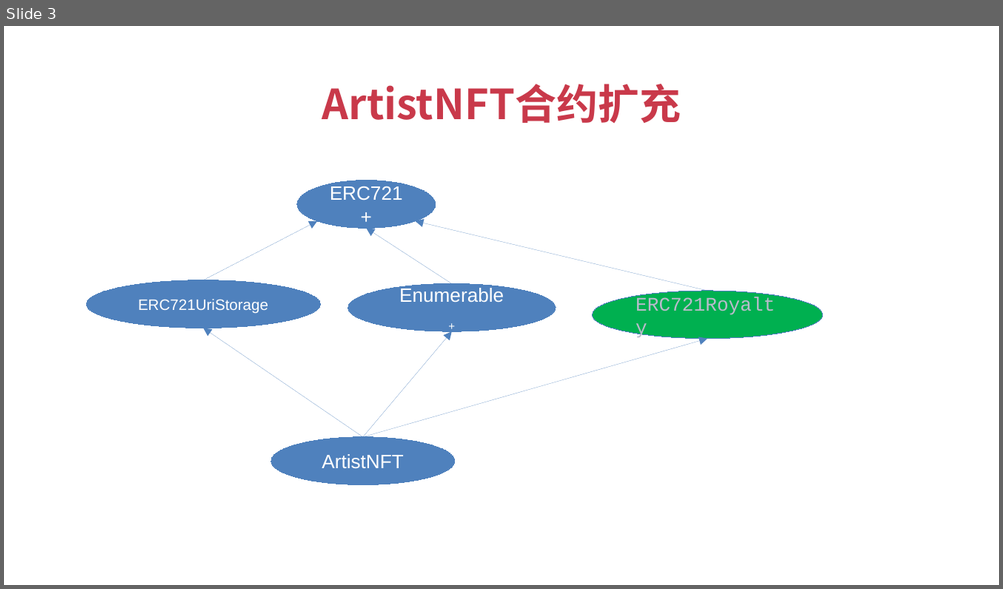
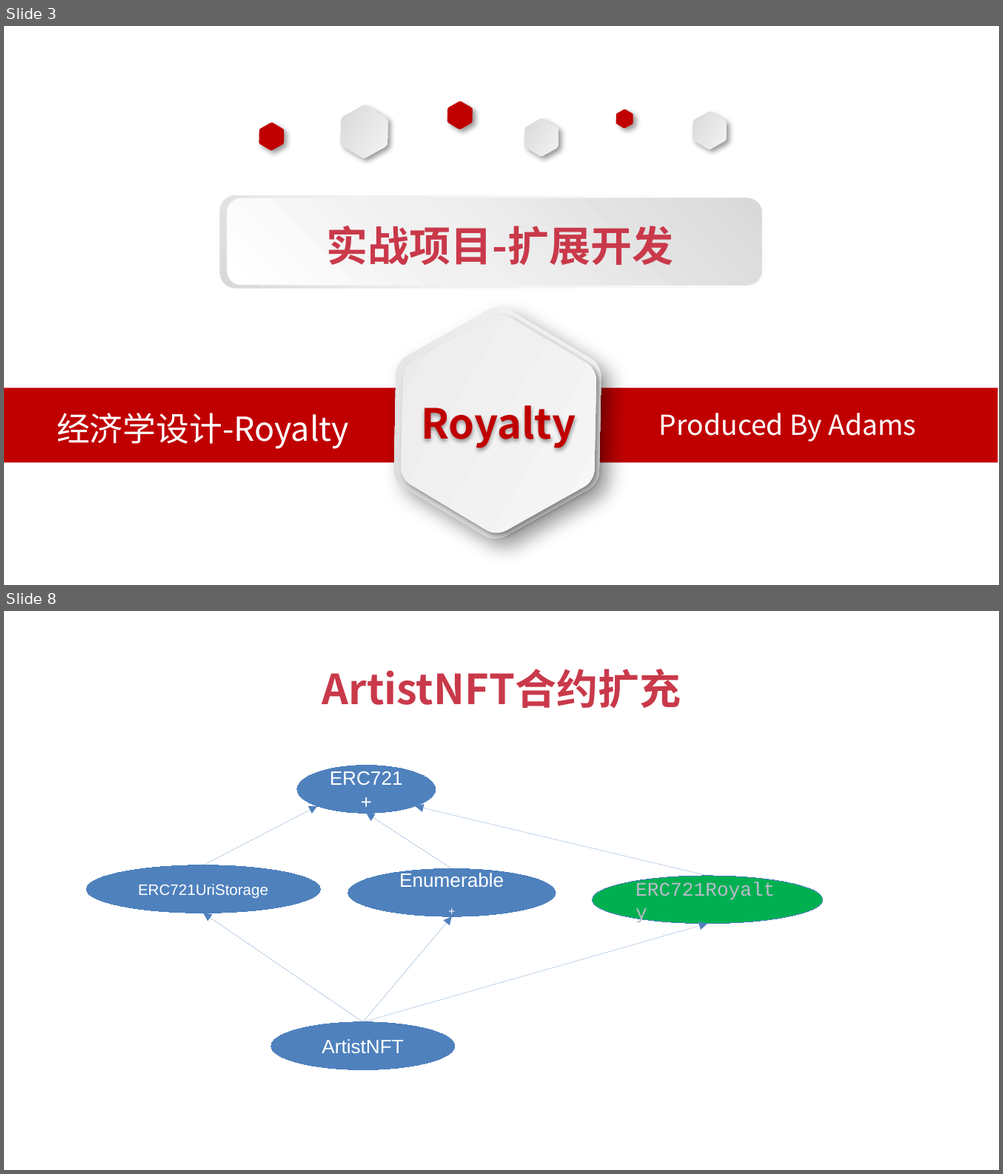
Before and after one commit to baiyuqi/course-solidity-teacher, a slide deck: document/ppt/ch9-扩展开发/2-经济学设计-Loyalty支持.pptx. Shown one above the other, each under a label of ours: slide 3 before the commit, slides 3 and 8 after it; the slides between them are not shown. The pictures are 1003x589 and 1003x1174 pixels, drawn with LibreOffice and Linux fonts; fonts in the diff are those of the drawing. Boxes give left, top, right and bottom in pixels: in the first picture for what was removed or moved away, otherwise in the second. Text is boxed around its words. In the diff, an @@ line names an element or a change of style, - is before the commit and + after.

```diff
--- a/document/ppt/ch9-扩展开发/2-经济学设计-Loyalty支持.pptx
+++ b/document/ppt/ch9-扩展开发/2-经济学设计-Loyalty支持.pptx
@@ slide 3 added at bbox=[4, 26, 999, 585], background #FFFFFF @@
@@ freeform shape added at bbox=[330, 99, 399, 166], fill gradient #D3D3D3 to #F9F9F9 @@
@@ freeform shape added at bbox=[441, 97, 478, 133], fill #C00000 @@
@@ freeform shape added at bbox=[517, 113, 566, 161], fill gradient #D3D3D3 to #F9F9F9 @@
@@ freeform shape added at bbox=[612, 107, 637, 131], fill #C00000 @@
@@ freeform shape added at bbox=[685, 107, 734, 154], fill gradient #D3D3D3 to #F9F9F9 @@
@@ freeform shape added at bbox=[253, 119, 290, 155], fill #C00000 @@
@@ rounded rectangle added at bbox=[220, 195, 765, 287], fill gradient #FFFFFF to #F2F2F2 to #D9D9D9 @@
@@ rounded rectangle added at bbox=[227, 198, 762, 284], fill gradient #FFFFFF to #F0F0F0 to #D9D9D9 @@
@@ text added at bbox=[327, 226, 674, 265], 30 pt, text #C9394A, bold @@
+实战项目-扩展开发
@@ freeform shape added at bbox=[346, 276, 649, 571], fill gradient #D3D3D3 to #F9F9F9 @@
@@ freeform shape added at bbox=[356, 285, 640, 563], fill gradient #E9E9E9 to #F9F9F9 @@
@@ rectangle added at bbox=[4, 388, 998, 463], fill #C00000 @@
@@ text added at bbox=[57, 413, 349, 449], 24 pt, text #FFFFFF @@
+经济学设计-Royalty
@@ text added at bbox=[421, 406, 575, 450], 30 pt, text #C00000, bold @@
+Royalty
@@ text added at bbox=[659, 413, 916, 442], 20 pt, text #FFFFFF @@
+Produced By Adams
@@ what was slide 3 is now slide 8 @@
```
Also in this commit, not shown: 3 slides changed, 7 other slides added, 4 slides removed, 54 other files.
